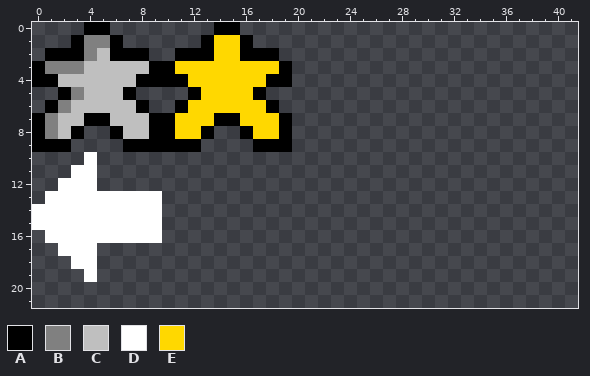
Edited in one commit: pixel-art sprite (KreativerName/Resources/Textures/Icons.png). Above: the version before the commit.
The file is 64x64 pixels. Shown: x 0..41, y 0..21.
Palette (. is transparent): A #000000  B #808080  C #bfbfbf  D #ffffff  E #ffd800
Pixels before, first column x 0:
 0 ....AA........AA....
 1 ...ABBA......AEEA...
 2 .AAABCAAA..AAAEEAAA.
 3 ABBBCCCCCAAEEEEEEEEA
 4 AACCCCCCAAAAEEEEEEAA
 5 ..ABCCCA....AEEEEA..
 6 .ABCCCCCA..AEEEEEEA.
 7 ABCCAACCCAAEEEAAEEEA
 8 ABCA..ACCAAEEA..AEEA
 9 AAA....AAAAAA....AAA
10 ....D...............
11 ...DD...............
12 ..DDD...............
13 .DDDDDDDDD..........
14 DDDDDDDDDD..........
15 DDDDDDDDDD..........
16 .DDDDDDDDD..........
17 ..DDD...............
18 ...DD...............
19 ....D...............
The result:
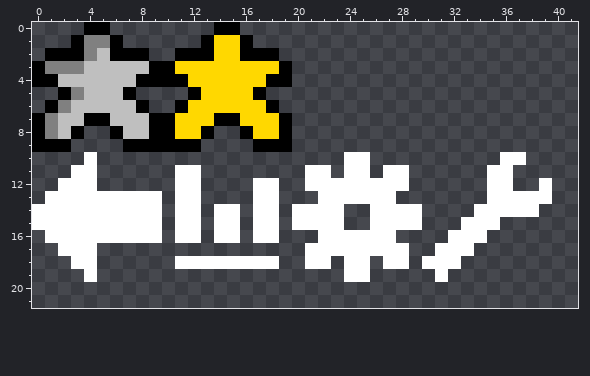
What changed:
y 10: x 24..25 .. -> DD; x 36..37 .. -> DD
y 11: x 11..12 .. -> DD; x 21..22 .. -> DD; x 24..25 .. -> DD; x 27..28 .. -> DD; x 35..36 .. -> DD
y 12: x 11..12 .. -> DD; x 17..18 .. -> DD; x 21..28 ........ -> DDDDDDDD; x 35..36 .. -> DD; x 39 . -> D
y 13: x 11..12 .. -> DD; x 17..18 .. -> DD; x 22..27 ...... -> DDDDDD; x 35..39 ..... -> DDDDD
y 14: x 11..12 .. -> DD; x 14..15 .. -> DD; x 17..18 .. -> DD; x 20..23 .... -> DDDD; x 26..29 .... -> DDDD; x 34..38 ..... -> DDDDD
y 15: x 11..12 .. -> DD; x 14..15 .. -> DD; x 17..18 .. -> DD; x 20..23 .... -> DDDD; x 26..29 .... -> DDDD; x 33..35 ... -> DDD
y 16: x 11..12 .. -> DD; x 14..15 .. -> DD; x 17..18 .. -> DD; x 22..27 ...... -> DDDDDD; x 32..34 ... -> DDD
y 17: x 21..28 ........ -> DDDDDDDD; x 31..33 ... -> DDD
y 18: x 11..18 ........ -> DDDDDDDD; x 21..22 .. -> DD; x 24..25 .. -> DD; x 27..28 .. -> DD; x 30..32 ... -> DDD
y 19: x 24..25 .. -> DD; x 31 . -> D
